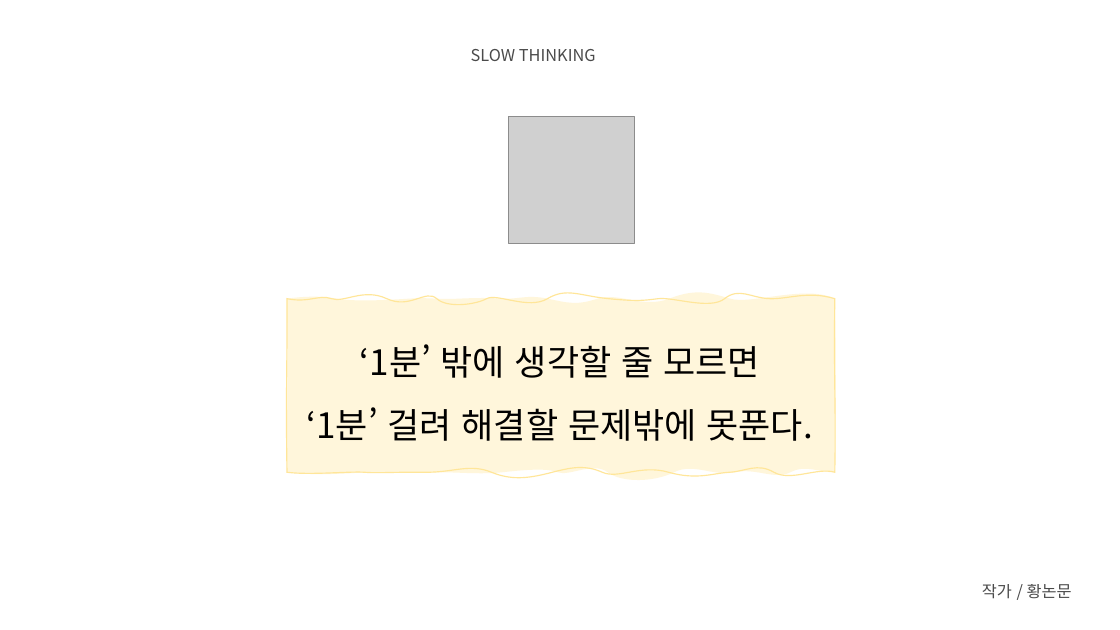
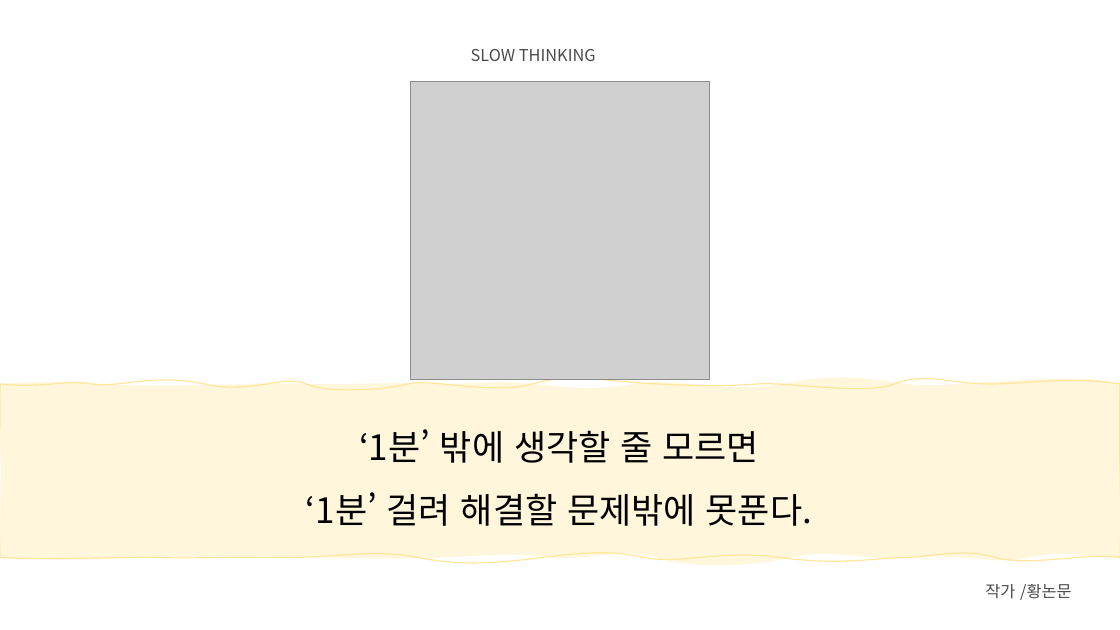
Before and after one commit to audgks5551/ppt, a slide deck: slide 1 of 2조.pptx. Drawn at 1120x630 pixels with LibreOffice and Linux fonts; fonts in the diff are those of the drawing; grey boxes stand for pictures; background and template pictures are left out. Boxes give left, top, right and bottom in pixels: in the first picture for what was removed or moved away, otherwise in the second. Text is boxed around its words. In the diff, an @@ line names an element or a change of style, - is before the commit and + after.

```diff
--- a/2조.pptx
+++ b/2조.pptx
@@ picture added at <box>411,82,709,380</box> @@
@@ picture removed at <box>508,117,634,243</box> @@
@@ freeform shape: place and size @@
-freeform shape at <box>287,299,835,473</box>
+freeform shape at <box>0,384,1120,558</box>
@@ text "‘1분’ 밖에 생각할 줄 모르면": place and size @@
-text "‘1분’ 밖에 생각할 줄 모르면" at <box>307,344,814,441</box>
+text "‘1분’ 밖에 생각할 줄 모르면" at <box>306,429,813,526</box>
@@ text at <box>985,584,1072,600</box>: spaces changed @@
-작가 / 황논문
+작가 /황논문
```
Also in this commit, not shown: 2 other slides changed, 1 slide added, 1 slide removed.
